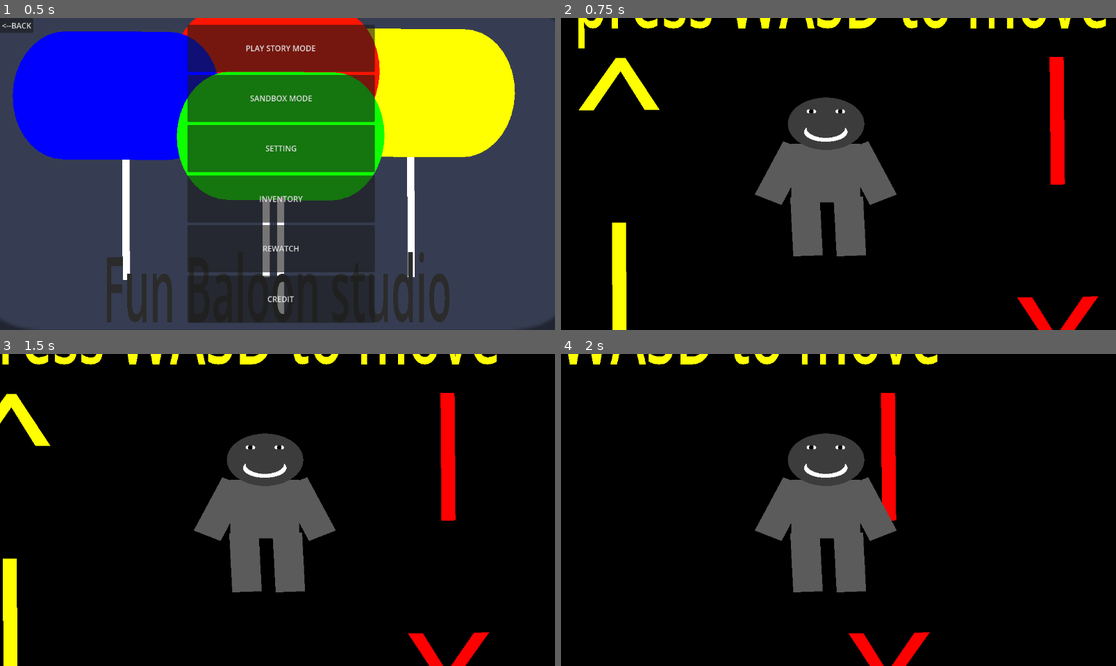
Above: before the commit, frames 1-4 (two rows, left to right).
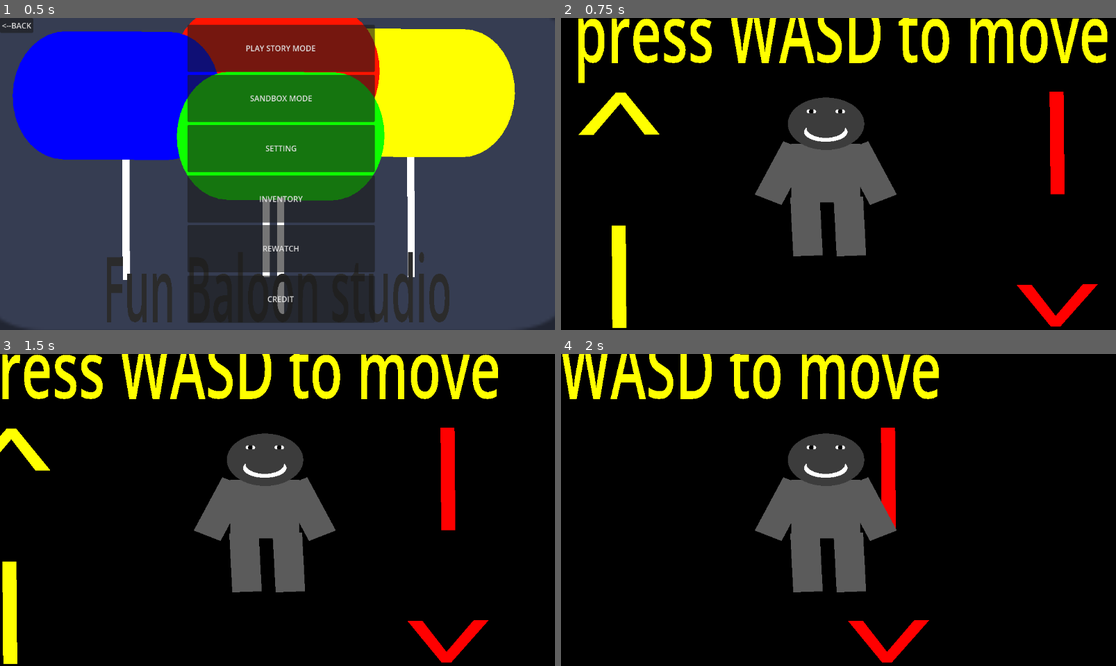
Above: after the commit, the same moments.

Repository: StudioXPEtudiant/25-26.M.S2.MiniGames
Game: Godot game, scene res://scenes/ui_setting.tscn
Same seed, same stepped clock (60 frames per second), same inputs: the game is played once before the commit and once after it. The engine's default icon, where the game draws it, is replaced by a stand-in: a white triangle on a blue panel in a dark square.
Inputs:
- Up to frame 1 (0.5 s): no input
- Up to frame 2 (0.75 s): click "PLAY STORY MODE" at 0.5 s
- Up to frame 3 (1.5 s): tap Enter at 1.25 s; hold D (move_right) from 1.28 s (still down)
- Up to frame 4 (2 s): keep holding D (move_right)

Frame 1 is identical in both runs. In frame 2, 8.9% of the frame differs, in the area x 3-99%, y 0-100%; in frame 3, 8.0%; in frame 4, 5.7%.

Commit message:
ajouter rayon de teleport maléfique

Diff:
--- a/scenes/map_début_histoire.tscn
+++ b/scenes/map_début_histoire.tscn
@@ -36,6 +36,12 @@
 
 [sub_resource type="SphereMesh" id="SphereMesh_ifm55"]
 
+[sub_resource type="CapsuleMesh" id="CapsuleMesh_fe08l"]
+
+[sub_resource type="CapsuleMesh" id="CapsuleMesh_cfa3d"]
+
+[sub_resource type="CapsuleMesh" id="CapsuleMesh_vrqag"]
+
 [node name="MAP DÉBUT HISTOIRE" type="Node2D"]
 position = Vector2(0, -7897)
 
@@ -49,7 +55,7 @@
 
 [node name="noir" type="MeshInstance2D" parent="."]
 modulate = Color(0, 0, 0, 1)
-position = Vector2(-6437.67, 6212.58)
+position = Vector2(-6438, 6278)
 scale = Vector2(-23869, 39908.6)
 mesh = SubResource("QuadMesh_hrjy7")
 
@@ -139,20 +145,20 @@
 
 [node name="MeshInstance2D" type="MeshInstance2D" parent="."]
 modulate = Color(1, 1, 0, 1)
-position = Vector2(131, 8184)
+position = Vector2(130.607, 8132.65)
 rotation = 3.13394
-scale = Vector2(2076.53, 1556.41)
+scale = Vector2(2076.53, 1254.32)
 mesh = SubResource("TextMesh_h3x22")
 
 [node name="MeshInstance2D2" type="MeshInstance2D" parent="."]
 modulate = Color(1, 0, 0, 1)
-position = Vector2(1047, 8260)
+position = Vector2(1046.45, 8192.9)
 rotation = 6.27506
-scale = Vector2(2076.53, 1556.41)
+scale = Vector2(2076.53, 1251.41)
 mesh = SubResource("TextMesh_h3x22")
 
 [node name="Personnage principal" parent="." instance=ExtResource("1_svjap")]
-position = Vector2(573, 8099)
+position = Vector2(573, 8027)
 scale = Vector2(10, 8.538)
 collision_layer = 5
 collision_mask = 5
@@ -175,4 +181,22 @@
 scale = Vector2(452.26, 429.802)
 mesh = SubResource("SphereMesh_ifm55")
 
+[node name="lazeryeuxteleport" type="MeshInstance2D" parent="."]
+visible = false
+position = Vector2(572.5, 9536)
+scale = Vector2(211, 106)
+mesh = SubResource("CapsuleMesh_fe08l")
+
+[node name="lazeryeuxteleport2" type="MeshInstance2D" parent="."]
+visible = false
+position = Vector2(573, 9401)
+scale = Vector2(212, 243)
+mesh = SubResource("CapsuleMesh_cfa3d")
+
+[node name="lazeryeuxteleport3" type="MeshInstance2D" parent="."]
+visible = false
+position = Vector2(573, 9165.5)
+scale = Vector2(212, 165.5)
+mesh = SubResource("CapsuleMesh_vrqag")
+
 [connection signal="body_entered" from="porte/Area2D" to="Personnage principal" method="_on_area_2d_body_entered"]
Not shown: 1 places in scenes/map_début_histoire.tscn that only renumber resources
